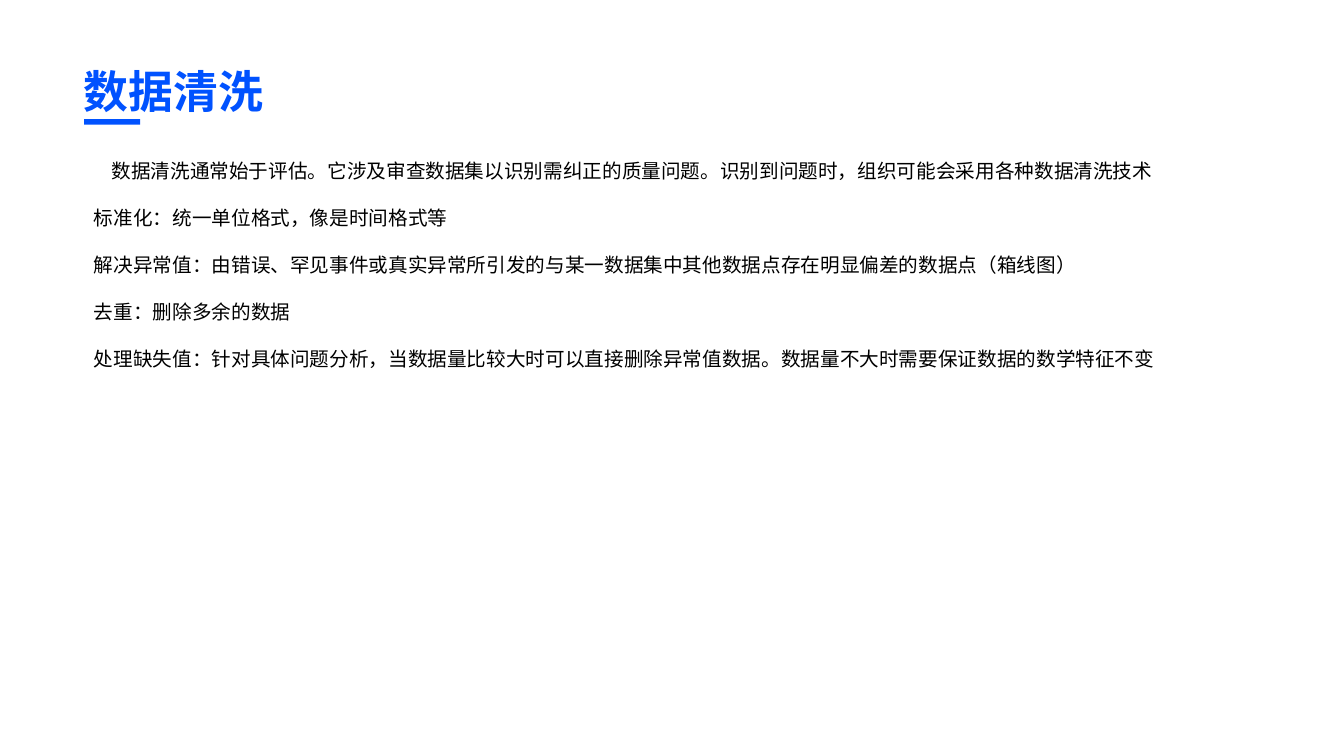
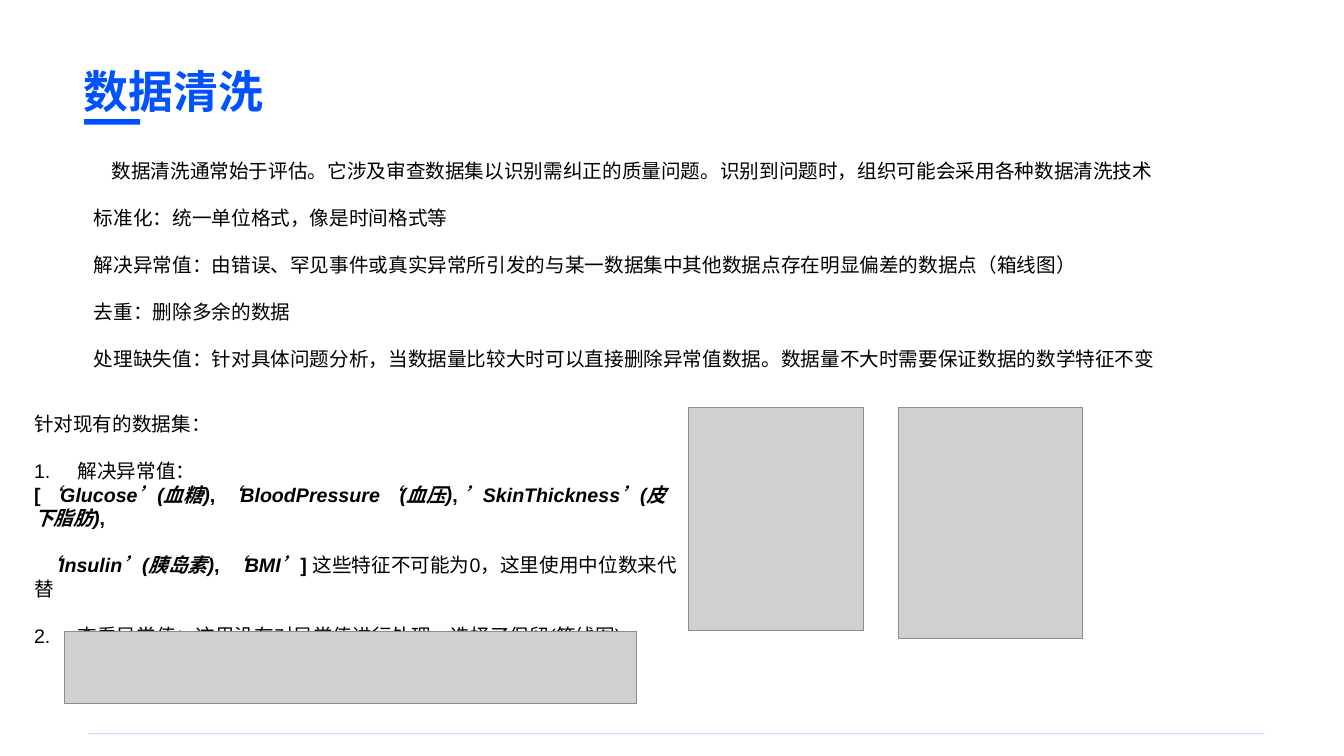
Before and after one commit to BaiRong-NUC/DiabetesAnalyzes, a slide deck: slide 10 of 多元统计与模式识别课程汇报.pptx. Drawn at 1344x756 pixels with LibreOffice and Linux fonts; fonts in the diff are those of the drawing; grey boxes stand for pictures. Boxes give left, top, right and bottom in pixels: in the first picture for what was removed or moved away, otherwise in the second. Text is boxed around its words. In the diff, an @@ line names an element or a change of style, - is before the commit and + after.

```diff
--- a/多元统计与模式识别课程汇报.pptx
+++ b/多元统计与模式识别课程汇报.pptx
@@ text added at [34,414,676,643], 14 pt, text #000000, bold @@
+针对现有的数据集：
+1. 解决异常值：
+[‘Glucose’(血糖), ‘BloodPressure‘(血压), ’SkinThickness’(皮下脂肪),
+‘Insulin’(胰岛素), ‘BMI’] 这些特征不可能为0，这里使用中位数来代替
+2. 查看异常值：这里没有对异常值进行处理，选择了保留(箱线图)
@@ picture added at [690,408,865,631] @@
@@ picture added at [898,408,1083,639] @@
@@ picture added at [65,631,636,704] @@
@@ rounded rectangle added at [89,733,1265,734], fill #0052FF at 20% opacity @@
```
Also in this commit, not shown: 13 slides added, 2 other files.
